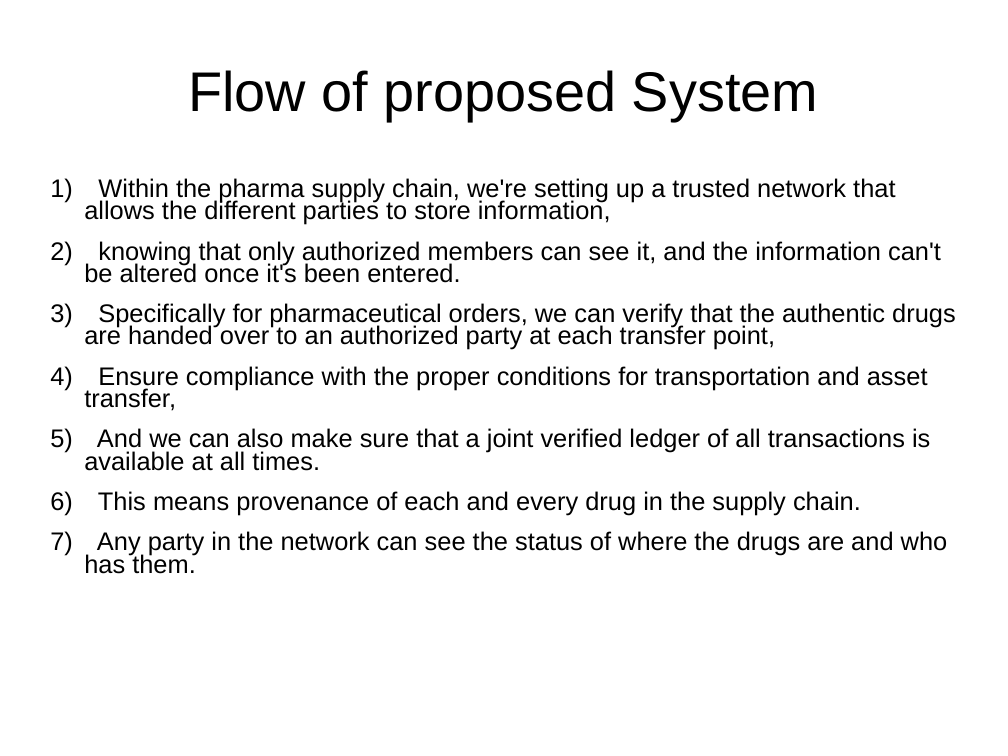
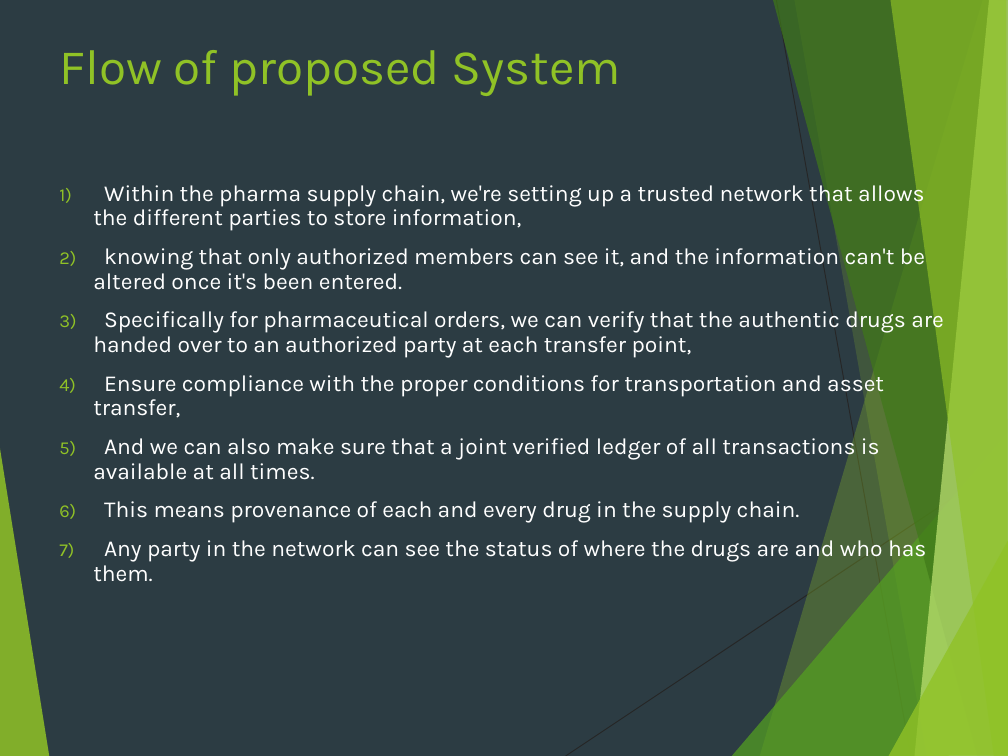
Before and after one commit to ayushbansal323/TE, a slide deck: slide 10 of Seminar/seminar1.ppt. Drawn at 1008x756 pixels with LibreOffice and Linux fonts; fonts in the diff are those of the drawing. Boxes give left, top, right and bottom in pixels: in the first picture for what was removed or moved away, otherwise in the second. Text is boxed around its words. In the diff, an @@ line names an element or a change of style, - is before the commit and + after.

```diff
--- a/Seminar/seminar1.ppt
+++ b/Seminar/seminar1.ppt
@@ background #FFFFFF to #2C3C43 @@
@@ title "Flow of proposed System" at [59,50,621,96]: size 44 to 39 pt, font Arial to Karla, text colour #000000 to #90C226; alignment centre to left; line spacing 0.93 to 1; vertical alignment middle to top @@
@@ text "Within the pharma supply chain, ..." at [93,181,944,582]: size 20 to 18 pt, font Arial to Karla, text colour #000000 to #FFFFFF; line spacing 0.73 to 0.9; less space between paragraphs; bullet colour #000000 to #90C226 @@
@@ group added at [0,0,1008,756]: 8 freeform shapes, 2 lines @@
```
Also in this commit, not shown: 9 other slides changed, 1 slide added, 3 other files.
